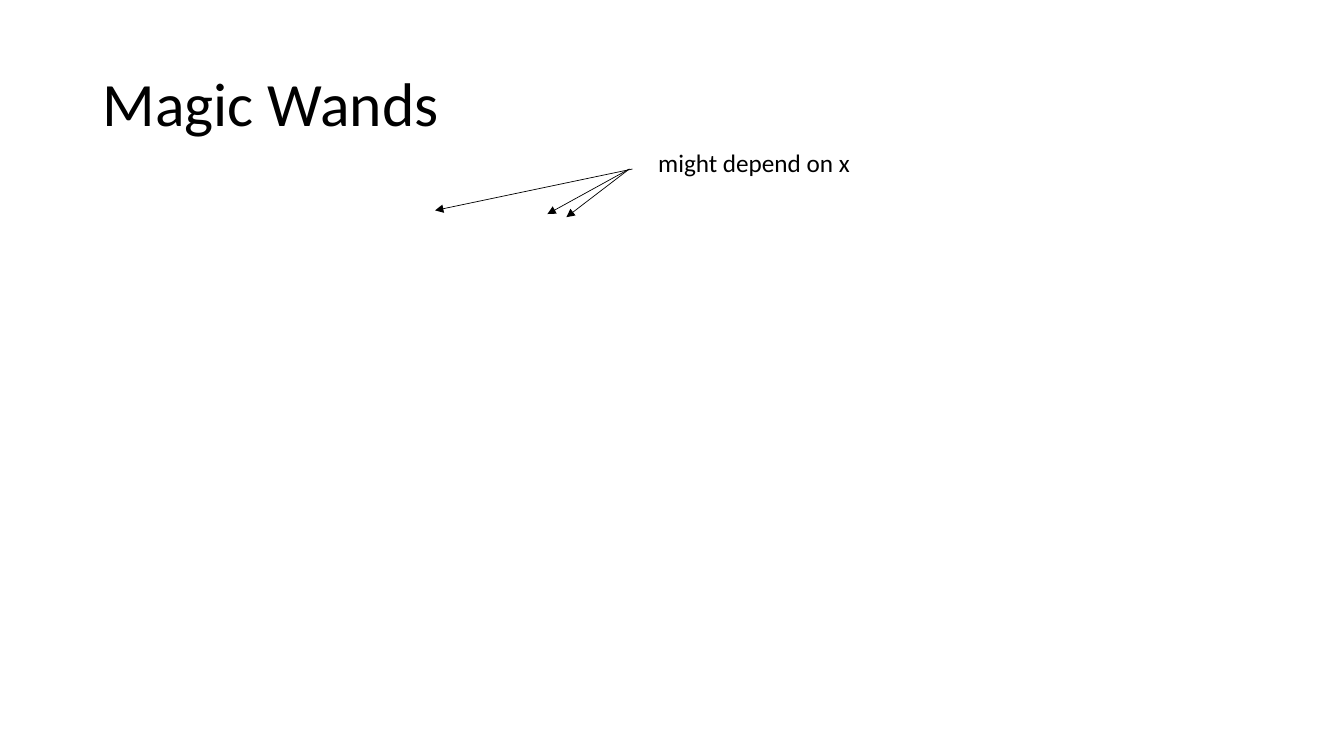
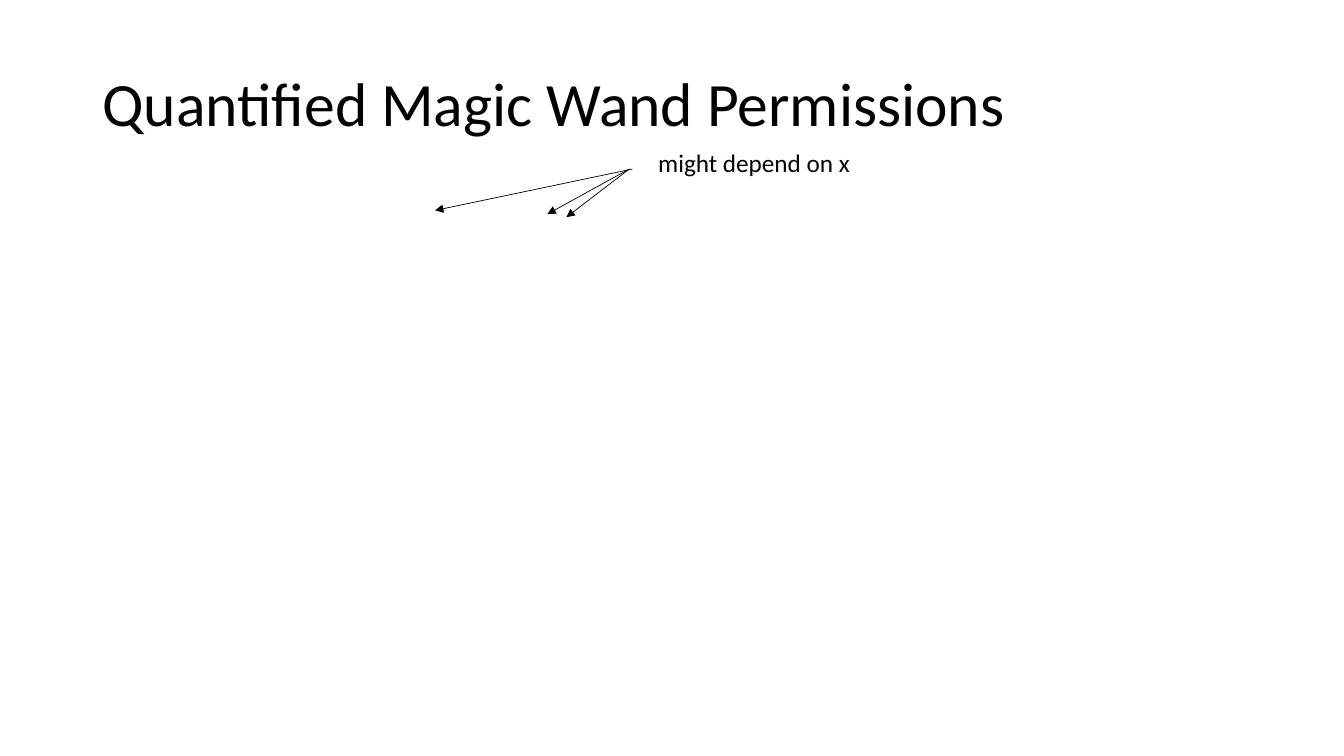
Before and after one commit to Aimenel/MT, a slide deck: slide 18 of presentations/Intermediate Presentation/Intermediate.pptx. Drawn at 1344x756 pixels with LibreOffice and Linux fonts; fonts in the diff are those of the drawing; grey boxes stand for pictures. Boxes give left, top, right and bottom in pixels: in the first picture for what was removed or moved away, otherwise in the second. Text is boxed around its words. In the diff, an @@ line names an element or a change of style, - is before the commit and + after.

```diff
--- a/presentations/Intermediate Presentation/Intermediate.pptx
+++ b/presentations/Intermediate Presentation/Intermediate.pptx
@@ title at bbox=[102, 83, 1004, 137]: text changed @@
-Magic Wands
+Quantified Magic Wand Permissions
```
Also in this commit, not shown: 2 other slides changed, 2 slides added, 1 other file.
